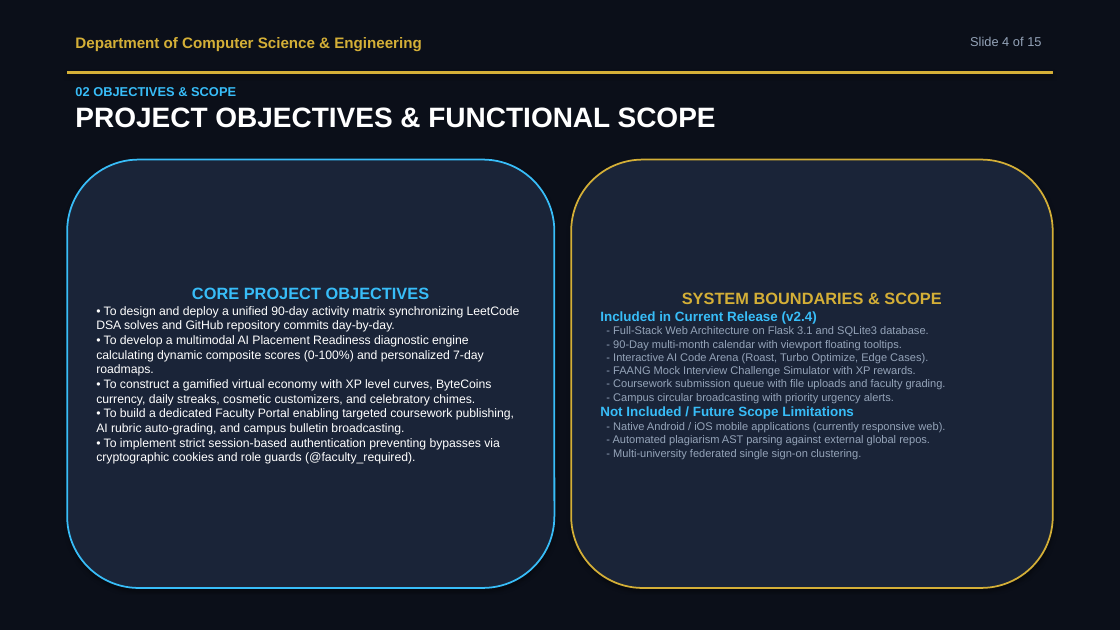
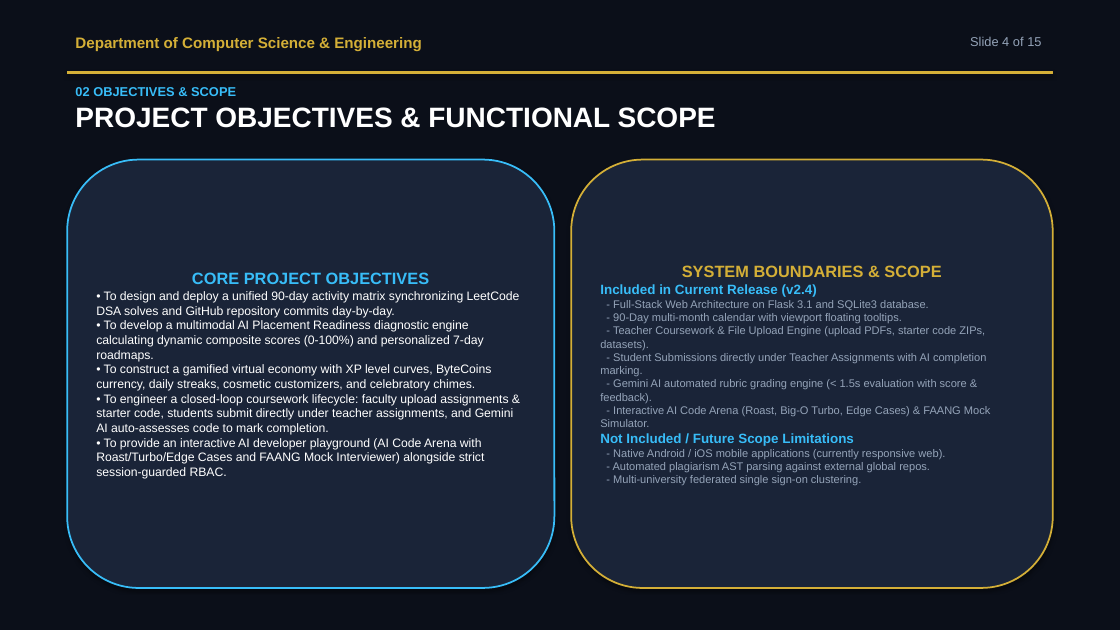
Before and after one commit to CodingWithAman1/NexusEduAI, a slide deck: slide 4 of NexusEdu_AI_Mini_Project_Presentation.pptx. Drawn at 1120x630 pixels with LibreOffice and Linux fonts; fonts in the diff are those of the drawing. Boxes give left, top, right and bottom in pixels: in the first picture for what was removed or moved away, otherwise in the second. Text is boxed around its words. In the diff, an @@ line names an element or a change of style, - is before the commit and + after.

```diff
--- a/NexusEdu_AI_Mini_Project_Presentation.pptx
+++ b/NexusEdu_AI_Mini_Project_Presentation.pptx
@@ text in rounded rectangle at [600,326,990,427]: text changed @@
-- Interactive AI Code Arena (Roast, Turbo Optimize, Edge Cases).
-- FAANG Mock Interview Challenge Simulator with XP rewards.
-- Coursework submission queue with file uploads and faculty grading.
-- Campus circular broadcasting with priority urgency alerts.
+- Teacher Coursework & File Upload Engine (upload PDFs, starter code ZIPs, datasets).
+- Student Submissions directly under Teacher Assignments with AI completion marking.
+- Gemini AI automated rubric grading engine (< 1.5s evaluation with score & feedback).
+- Interactive AI Code Arena (Roast, Big-O Turbo, Edge Cases) & FAANG Mock Simulator.
@@ text in rounded rectangle at [96,394,514,479]: text changed @@
-• To build a dedicated Faculty Portal enabling targeted coursework publishing, AI rubric auto-grading, and campus bulletin broadcasting.
-• To implement strict session-based authentication preventing bypasses via cryptographic cookies and role guards (@faculty_required).
+• To engineer a closed-loop coursework lifecycle: faculty upload assignments & starter code, students submit directly under teacher assignments, and Gemini AI auto-assesses code to mark completion.
+• To provide an interactive AI developer playground (AI Code Arena with Roast/Turbo/Edge Cases and FAANG Mock Interviewer) alongside strict session-guarded RBAC.
```
Also in this commit, not shown: 10 other slides changed, 7 other files.
